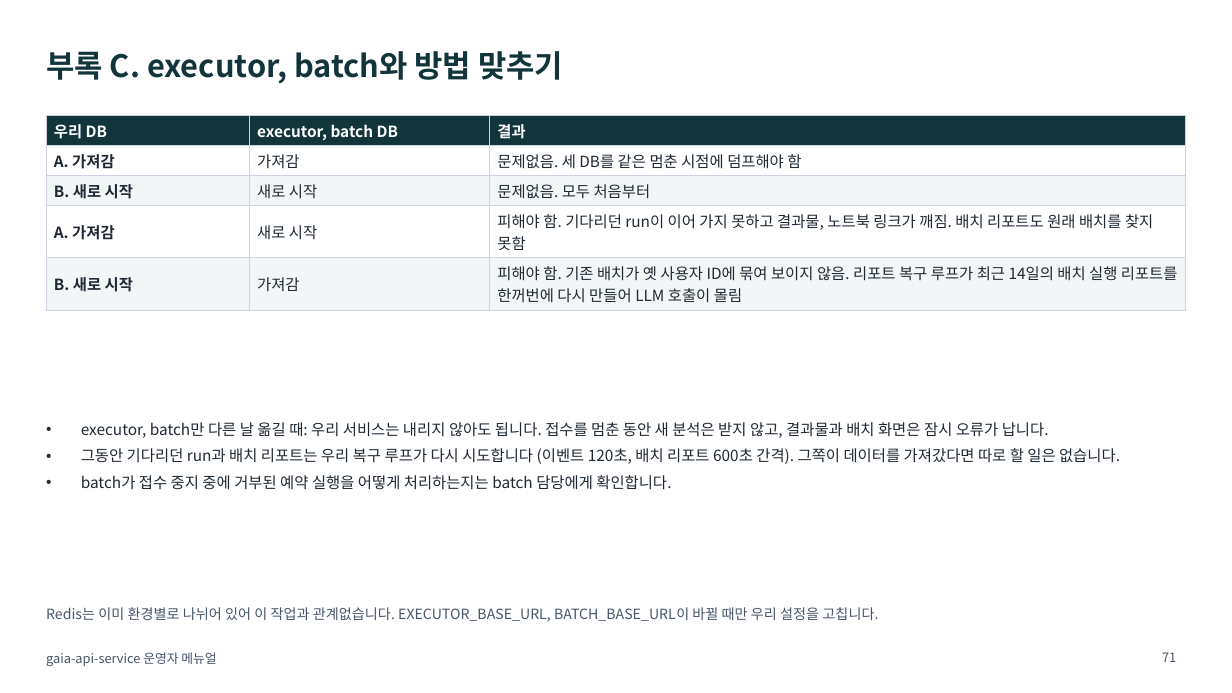
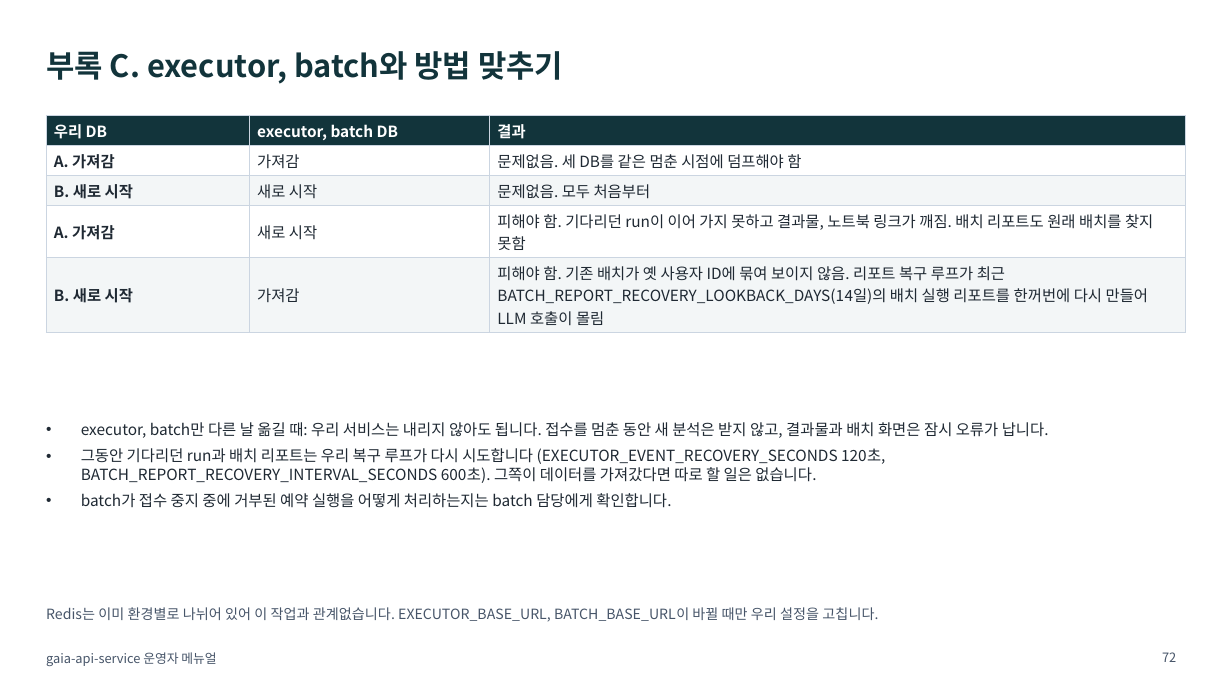
Before and after one commit to KimHwaJin/pr-agentic-service, a slide deck: slide 72 of docs/deliverables/08-operator-manual.pptx (slide 71 before the commit). Drawn at 1232x693 pixels with LibreOffice and Linux fonts; fonts in the diff are those of the drawing. Boxes give left, top, right and bottom in pixels: in the first picture for what was removed or moved away, otherwise in the second. Text is boxed around its words. In the diff, an @@ line names an element or a change of style, - is before the commit and + after.

```diff
--- a/docs/deliverables/08-operator-manual.pptx
+++ b/docs/deliverables/08-operator-manual.pptx
@@ table at [46,116,1186,329] @@
-row 5, column 3: 피해야 함. 기존 배치가 옛 사용자 ID에 묶여 보이지 않음. 리포트 복구 루프가 최근 14일의 배치 실행 리포트를 한꺼번에 다시 만들어 LLM 호출이 몰림
+row 5, column 3: 피해야 함. 기존 배치가 옛 사용자 ID에 묶여 보이지 않음. 리포트 복구 루프가 최근 BATCH_REPORT_RECOVERY_LOOKBACK_DAYS(14일)의 배치 실행 리포트를 한꺼번에 다시 만들어 LLM 호출이 몰림
@@ text at [81,448,885,483]: text changed @@
-• 그동안 기다리던 run과 배치 리포트는 우리 복구 루프가 다시 시도합니다 (이벤트 120초, 배치 리포트 600초 간격). 그쪽이 데이터를 가져갔다면 따로 할 일은 없습니다.
+• 그동안 기다리던 run과 배치 리포트는 우리 복구 루프가 다시 시도합니다 (EXECUTOR_EVENT_RECOVERY_SECONDS 120초, BATCH_REPORT_RECOVERY_INTERVAL_SECONDS 600초). 그쪽이 데이터를 가져갔다면 따로 할 일은 없습니다.
@@ page number at [1162,652,1176,662]: text changed @@
-71
+72
```
Also in this commit, not shown: 19 other slides changed, 1 slide added, 5 other files.
